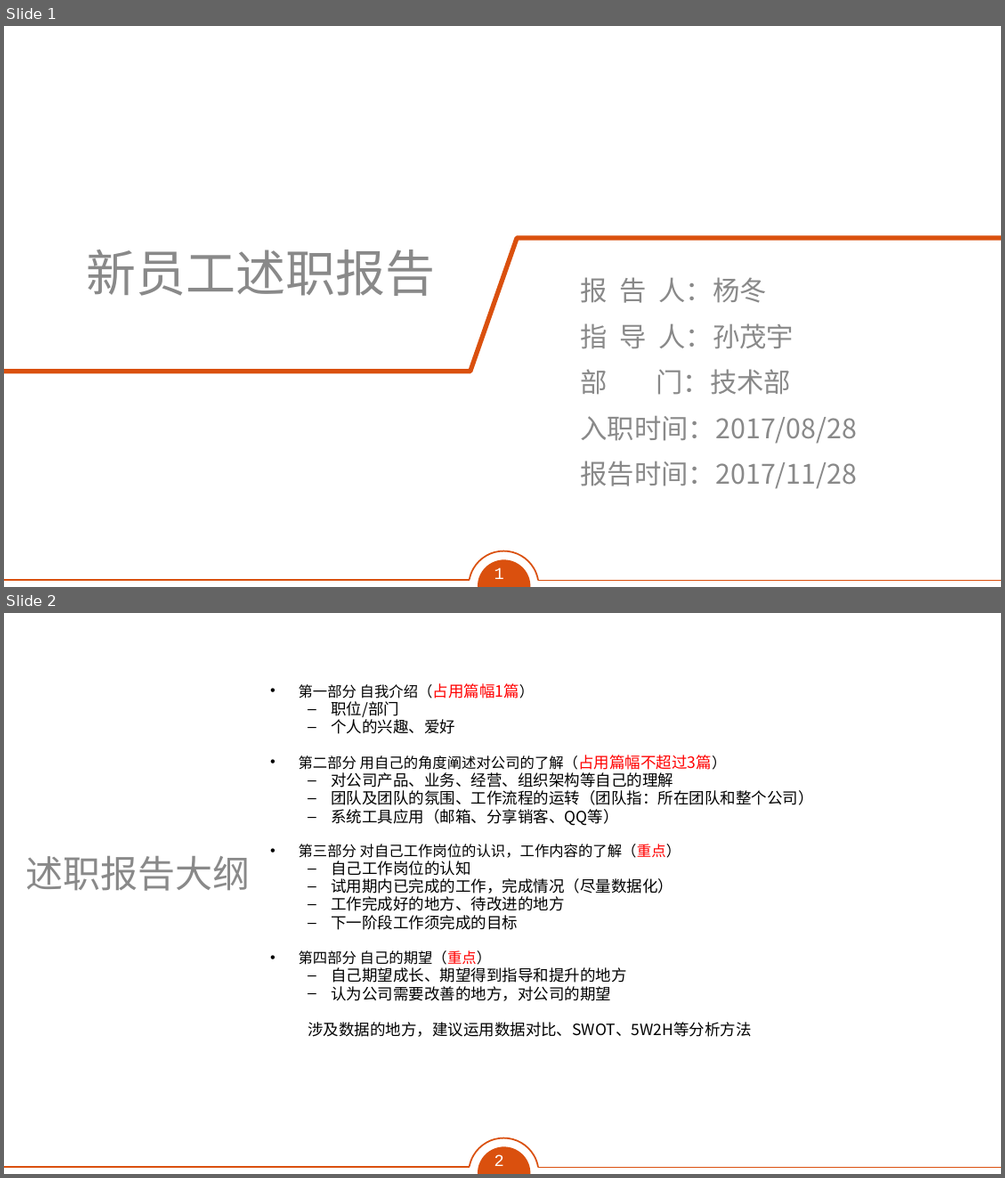
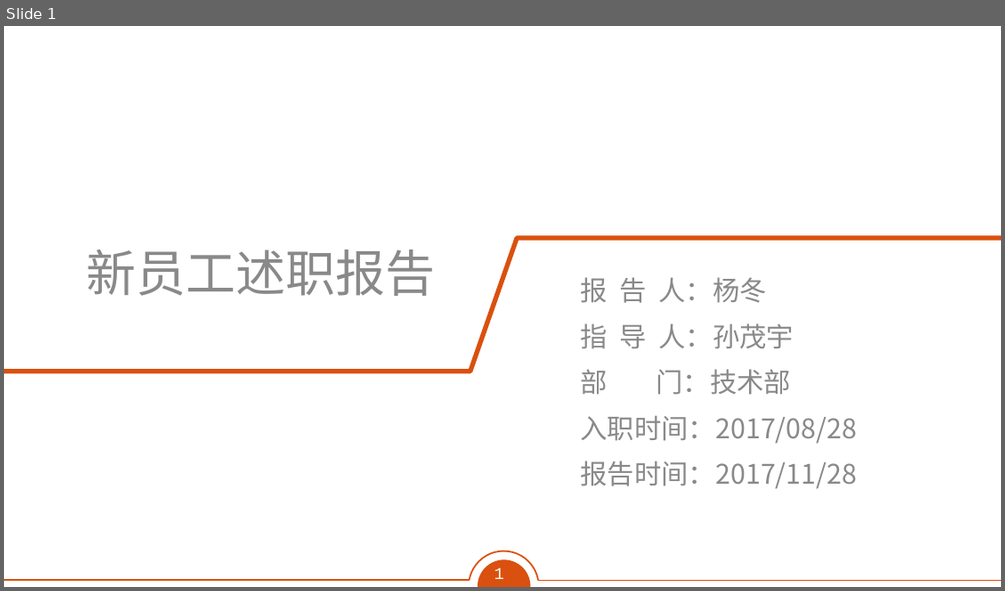
Before and after one commit to Jesse121/Study, a slide deck: 果酱-转正述职模板.pptx. Shown one above the other, each under a label of ours: slides 1 and 2 before the commit, slide 1 after it. The pictures are 1005x1178 and 1005x591 pixels, drawn with LibreOffice and Linux fonts; fonts in the diff are those of the drawing; background and template pictures are left out. Boxes give left, top, right and bottom in pixels: in the first picture for what was removed or moved away, otherwise in the second. Text is boxed around its words. In the diff, an @@ line names an element or a change of style, - is before the commit and + after.

```diff
--- a/果酱-转正述职模板.pptx
+++ b/果酱-转正述职模板.pptx
@@ slide 2 removed at (4, 613, 1001, 1174), background #FFFFFF; not listed: 5 template elements that a slide beside it also shows @@
@@ text removed at (299, 683, 813, 1037) @@
-  • 第一部分 自我介绍（占用篇幅1篇）
-  – 职位/部门
-  – 个人的兴趣、爱好
-  • 第二部分 用自己的角度阐述对公司的了解（占用篇幅不超过3篇）
-  – 对公司产品、业务、经营、组织架构等自己的理解
-  – 团队及团队的氛围、工作流程的运转（团队指：所在团队和整个公司）
-  – 系统工具应用（邮箱、分享销客、QQ等）
-• 第三部分 对自己工作岗位的认识，工作内容的了解（重点）
-  – 自己工作岗位的认知
-  – 试用期内已完成的工作，完成情况（尽量数据化）
-  – 工作完成好的地方、待改进的地方
-  – 下一阶段工作须完成的目标
-• 第四部分 自己的期望（重点）
-  – 自己期望成长、期望得到指导和提升的地方
-  – 认为公司需要改善的地方，对公司的期望
-  涉及数据的地方，建议运用数据对比、SWOT、5W2H等分析方法
@@ text removed at (26, 856, 251, 891) @@
-述职报告大纲
```
Also in this commit, not shown: 6 slides added, 4 other slides removed, 3 other files.
